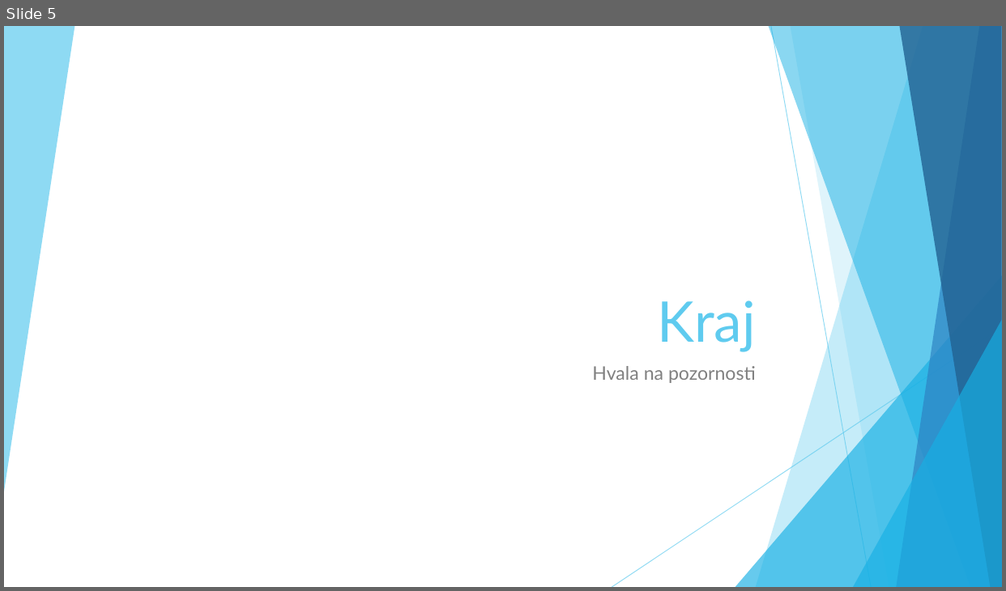
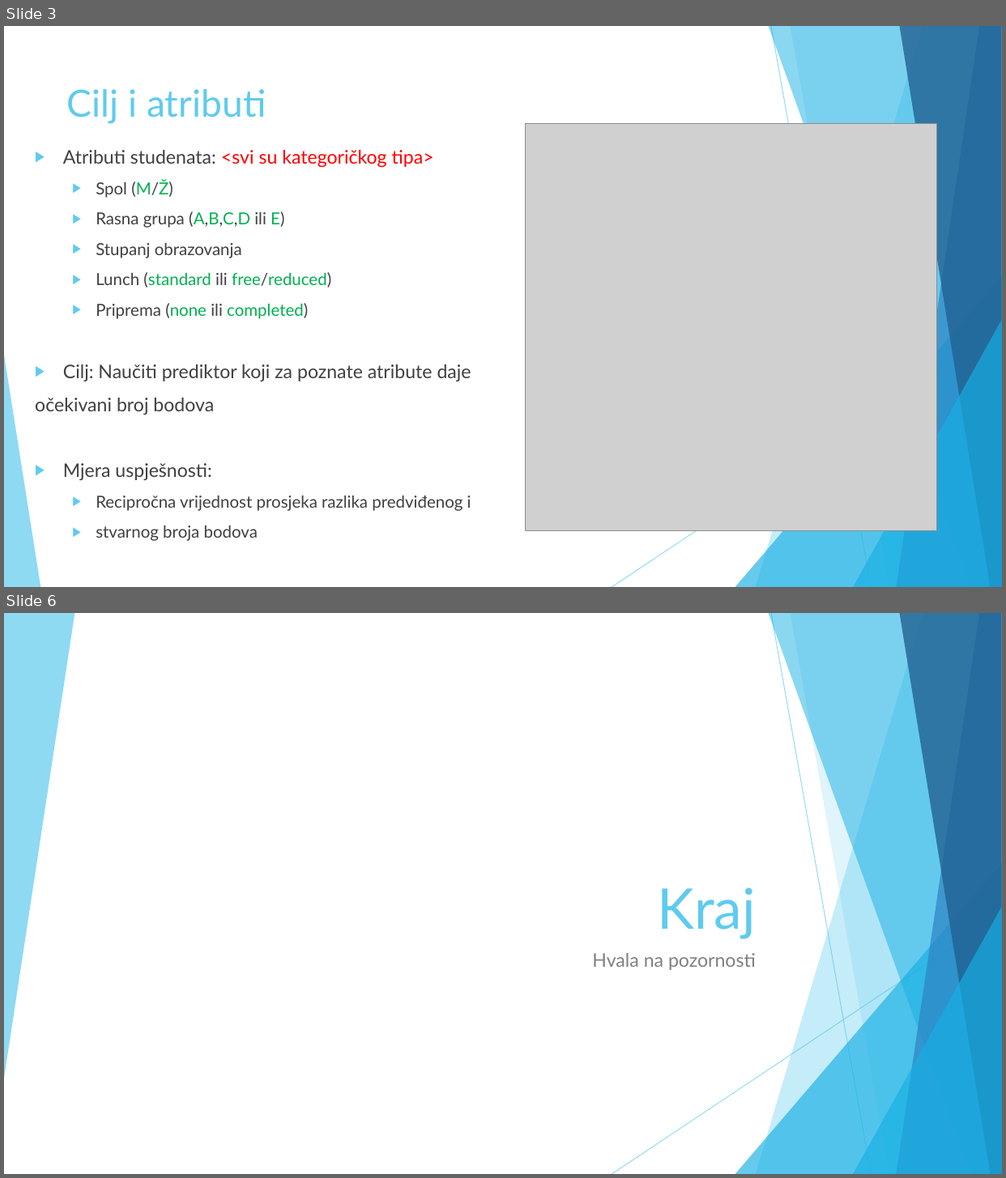
Before and after one commit to mikocij/SUprojekt, a slide deck: Prezentacija prijedlog.pptx. Shown one above the other, each under a label of ours: slide 5 before the commit, slides 3 and 6 after it; the slides between them are not shown. The pictures are 1006x591 and 1006x1178 pixels, drawn with LibreOffice and Linux fonts; fonts in the diff are those of the drawing; grey boxes stand for pictures. Boxes give left, top, right and bottom in pixels: in the first picture for what was removed or moved away, otherwise in the second. Text is boxed around its words. In the diff, an @@ line names an element or a change of style, - is before the commit and + after.

```diff
--- a/Prezentacija prijedlog.pptx
+++ b/Prezentacija prijedlog.pptx
@@ slide 3 added at [4, 26, 1002, 587], background #FFFFFF; not listed: 9 template elements that a slide beside it also shows @@
@@ title added at [67, 89, 266, 124], 36 pt, text #5FCBEF @@
+Cilj i atributi
@@ picture added at [526, 124, 938, 531] @@
@@ text added at [35, 150, 471, 541], 16 pt, text #404040 @@
+▶ Atributi studenata: <svi su kategoričkog tipa>
+  ▶ Spol (M/Ž)
+  ▶ Rasna grupa (A,B,C,D ili E)
+  ▶ Stupanj obrazovanja
+  ▶ Lunch (standard ili free/reduced)
+  ▶ Priprema (none ili completed)
+▶ Cilj: Naučiti prediktor koji za poznate atribute daje
+očekivani broj bodova
+▶ Mjera uspješnosti:
+  ▶ Recipročna vrijednost prosjeka razlika predviđenog i
+  ▶ stvarnog broja bodova
@@ triangle added at [4, 355, 40, 587], fill #5FCBEF at 70% opacity @@
@@ what was slide 5 is now slide 6 @@
```
Also in this commit, not shown: 3 slides changed, 1 other slide added, 1 slide removed.
